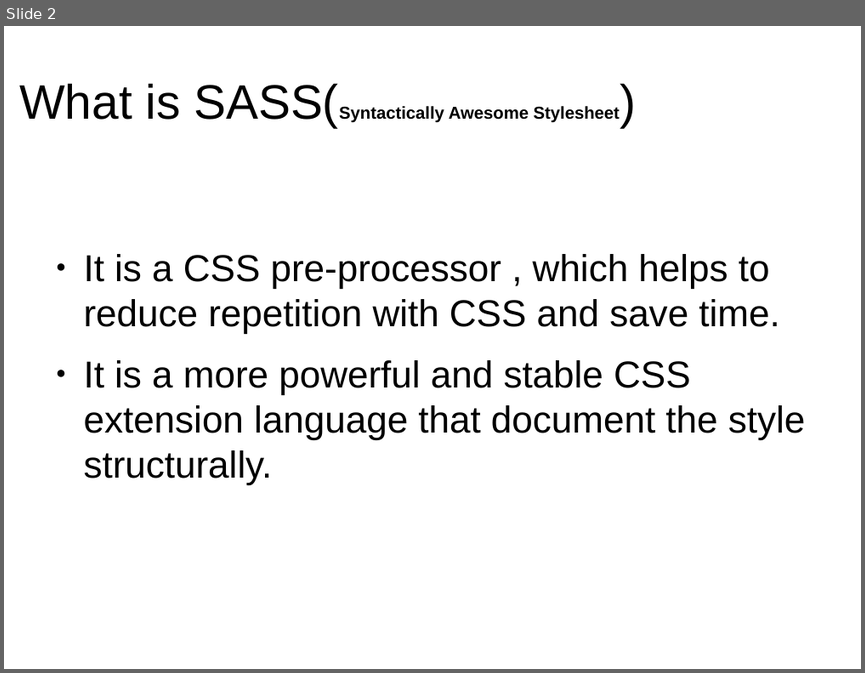
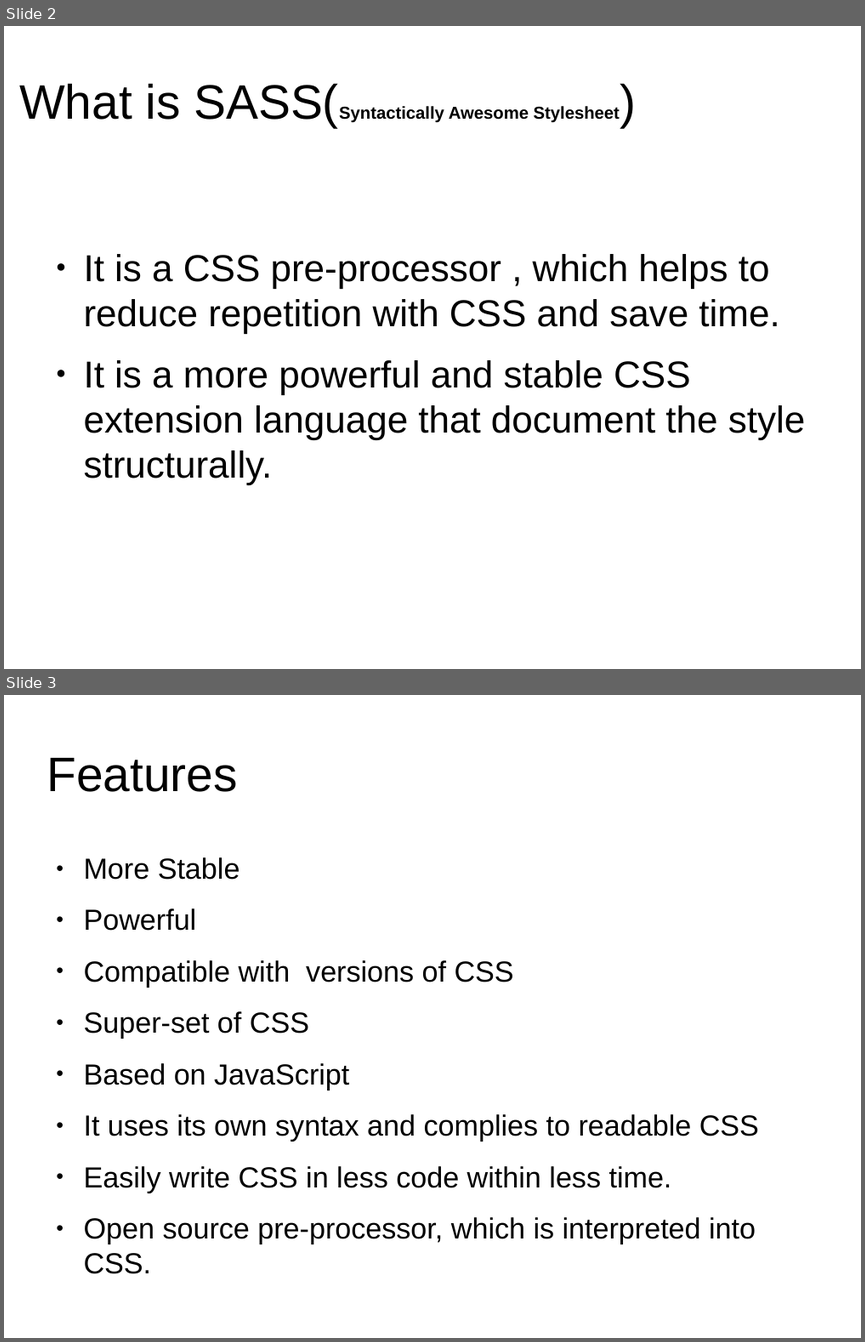
Before and after one commit to anumsh/SASS-Basics, a slide deck: SASS_basics.odp. Shown one above the other, each under a label of ours: slide 2 before the commit, slides 2 and 3 after it. The pictures are 865x673 and 865x1342 pixels, drawn with LibreOffice and Linux fonts; fonts in the diff are those of the drawing; background and template pictures are left out. Boxes give left, top, right and bottom in pixels: in the first picture for what was removed or moved away, otherwise in the second. Text is boxed around its words. In the diff, an @@ line names an element or a change of style, - is before the commit and + after.

Commit message:
feat: Sass features and disadvantages

```diff
--- a/SASS_basics.odp
+++ b/SASS_basics.odp
@@ slide 3 added at (x1=4, y1=695, x2=861, y2=1338), background #FFFFFF @@
@@ title added at (x1=46, y1=758, x2=237, y2=792), 44.8 pt, text #000000 @@
+Features
@@ text added at (x1=84, y1=857, x2=759, y2=1274), 26.9 pt, text #000000 @@
+● More Stable
+● Powerful
+● Compatible with versions of CSS
+● Super-set of CSS
+● Based on JavaScript
+● It uses its own syntax and complies to readable CSS
+● Easily write CSS in less code within less time.
+● Open source pre-processor, which is interpreted into CSS.
```
Also in this commit, not shown: 2 other slides added.
